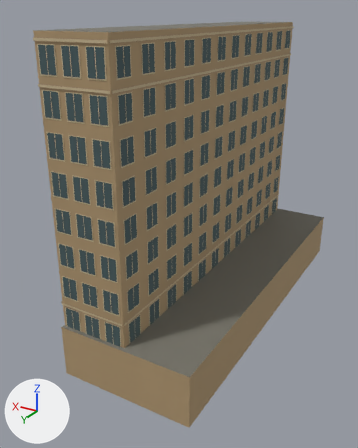
Before and after pictures for a commit that changed the glTF model tiles/+00_+00/Landmarks.glb.
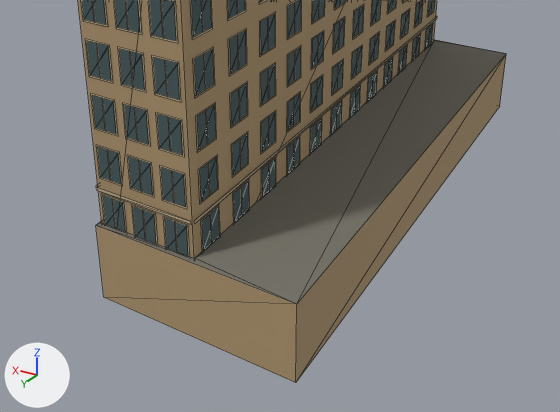
Old and new are each drawn whole from a 50 mm lens placed at (181.6, -296.2, 47.6), pointed at (210.1, -343.7, 23.9) and again close up on the part from 0% to 100% of the width and 41% to 100% of the height. Every picture has the same lights, and +X, +Y and +Z are marked at lower left. The last two pictures show the newer version. The close-ups show mesh edges as thin lines. Vertices at exactly the same position are counted once.

The first close-up shows 'Landmarks'.
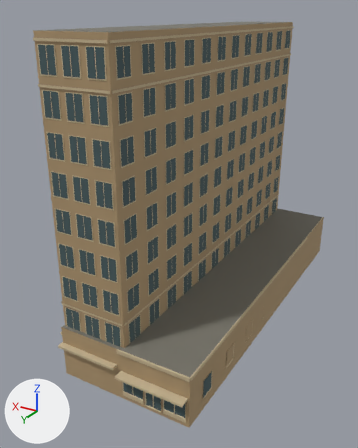
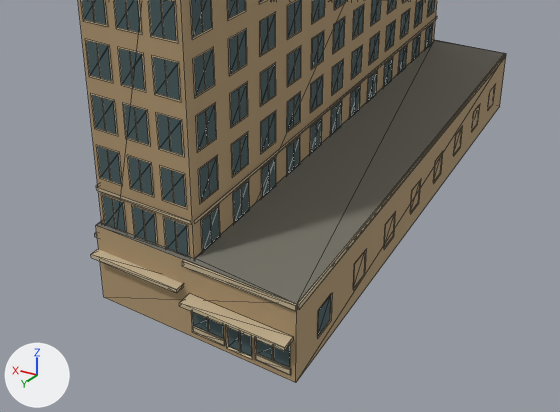
Boxes (x1, y1, x2, y2) around the edits, measured in the close-ups (560 x 412 px):
part 1 of me_landmarks, added
    after: (91, 53, 506, 375)

Edits to the bpy script that builds the scene:
```text
Change me_landmarks:
    used by ob_landmarks; location = (0.0, 0.0, 0.0)
    remove me_landmarks.from_pydata(...)  # 3440 vertices, 1870 faces; spans x 199.0..214.8, y -370.5..-326.9, z 11.6..46.2
    add me_landmarks.from_pydata(...)  # 3720 vertices, 2150 faces; spans x 198.8..214.8, y -370.5..-325.9, z 11.6..46.2
    me_landmarks part 1
    210 vertices are added at x 198.8..214.6, y -370.5..-325.9, z 12.0..17.6
    8 new vertices lie (0.0, 0.0, 2.2) away from vertices in x 198.9..199.5, y -368.0..-329.7, z 13.0
    8 new vertices lie (0.0, 0.0, 2.1) away from vertices in x 199.0..199.5, y -367.9..-329.7, z 13.0
    24 new vertices lie (0.0, 0.0, 2.1) away from vertices in x 199.0..199.5, y -367.9..-329.7, z 13.0
    6 new vertices lie (0.0, 0.0, 2.2) away from vertices in x 199.0..199.4, y -362.8..-336.8, z 13.0
    12 new vertices lie (0.0, 0.0, 2.4) away from vertices in x 202.1..214.1, y -327.3..-327.0, z 12.1..12.6
    12 new vertices lie (0.0, 0.0, 2.0) away from vertices in x 199.4..206.5, y -327.0, z 12.6
    252 new faces join them, mat_baxter_trim (beige #c7b594)
    28 new faces join them, mat_glass (greyish cyan #45595c)
```
